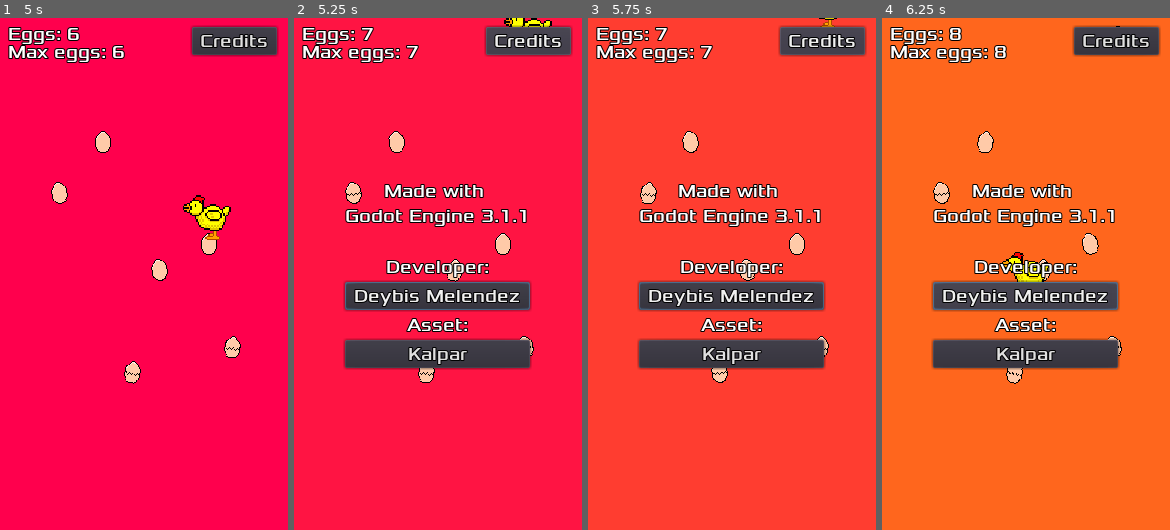
Above: before the commit, frames 1-4 (left to right).
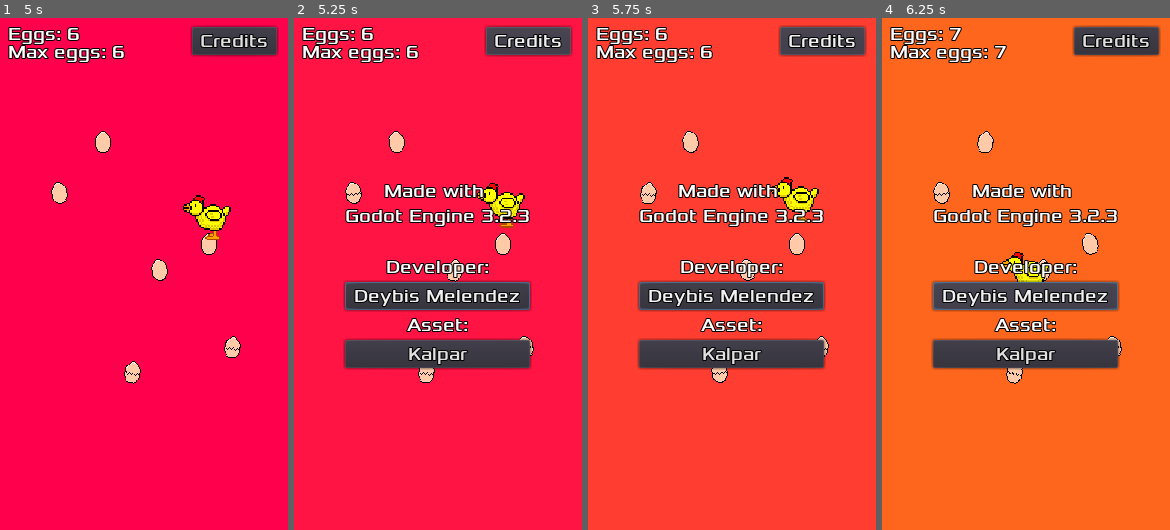
Above: after the commit, the same moments.

Repository: DeybisMelendez/chicken-eggs
Game: Godot game, scene res://game.tscn
The game is run twice, just before and just after one commit, with the same random seed, the same clock (stepped at 60 frames per second) and the same inputs.
Inputs (mouse positions are in pixels of both pictures, inside the frame that each line leads up to):
- Up to frame 1 (5 s): tap Enter at 0.5 s; move the mouse to (129, 376) at 0.52 s; click (129, 376) at 0.6 s; move the mouse to (230, 350) at 1.27 s; click (230, 350) at 1.35 s; move the mouse to (57, 197) at 2.02 s; click (57, 197) at 2.1 s; move the mouse to (158, 274) at 2.77 s; click (158, 274) at 2.85 s; move the mouse to (100, 146) at 3.52 s; click (100, 146) at 3.6 s; move the mouse to (207, 248) at 4.27 s; click (207, 248) at 4.35 s
- Up to frame 2 (5.25 s): click "Credits" at 5 s
- Up to frame 3 (5.75 s): no input
- Up to frame 4 (6.25 s): click "Deybis Melendez" at 5.75 s

Frame 1 is identical in both runs. In frame 2, 1.2% of the frame differs, in the area x 23-90%, y 0-42%; in frame 3, 1.1%; in frame 4, 0.4%.

Commit message:
actualizacion 1.0.1

Diff:
--- a/egg.gd
+++ b/egg.gd
@@ -14,7 +14,7 @@
 func exit():
 	queue_free()
 
-func walk(anim):
+func walk(_anim):
 	can_walk = true
 	get_tree().current_scene.set_score(-1)
 	$sound.play()
--- a/egg.tscn
+++ b/egg.tscn
@@ -53,6 +53,7 @@
 texture = ExtResource( 1 )
 offset = Vector2( 0, -8 )
 hframes = 4
+frame = 1
 script = ExtResource( 2 )
 
 [node name="AnimationPlayer" type="AnimationPlayer" parent="."]
--- a/game.gd
+++ b/game.gd
@@ -10,7 +10,7 @@
 	$CanvasLayer/Popup/VBoxContainer/kalpar.connect("button_up", self, "kalpar")
 
 func deybis():
-	OS.shell_open("https://www.youtube.com/c/deybismelendez")
+	OS.shell_open("https://twitter.com/Damvcito")
 
 func kalpar():
 	OS.shell_open("https://twitter.com/Kalpar_ODSJ")
@@ -18,18 +18,20 @@
 func show_credits():
 	$CanvasLayer/Popup.popup()
 
-func _physics_process(delta):
-	if Input.is_action_just_pressed("clic"):
-		var new_egg = egg.instance()
-		new_egg.position = get_global_mouse_position()
-		$eggs.add_child(new_egg)
-		$Tween.stop_all()
-		$Chicken.global_position = get_global_mouse_position()
-		var target = $Chicken.global_position + Vector2.UP * 50
-		$Tween.interpolate_property($Chicken,"global_position", $Chicken.global_position, target, 1,Tween.TRANS_LINEAR,Tween.EASE_IN_OUT,0)
-		$Tween.start()
-		$Chicken/sound.play()
-		set_score(1)
+func _input(event):
+	if event is InputEventMouseButton:
+		if event.is_pressed():
+			if get_global_mouse_position().y > 70:
+				var new_egg = egg.instance()
+				new_egg.position = get_global_mouse_position()
+				$eggs.add_child(new_egg)
+				$Tween.stop_all()
+				$Chicken.global_position = get_global_mouse_position()
+				var target = $Chicken.global_position + Vector2.UP * 50
+				$Tween.interpolate_property($Chicken,"global_position", $Chicken.global_position, target, 1,Tween.TRANS_LINEAR,Tween.EASE_IN_OUT,0)
+				$Tween.start()
+				$Chicken/sound.play()
+				set_score(1)
 
 func set_score(point):
 	score += point
--- a/game.tscn
+++ b/game.tscn
@@ -23,9 +23,6 @@
 "values": [ Color( 0.160784, 0.678431, 1, 1 ), Color( 0.160784, 0.678431, 1, 1 ), Color( 1, 0, 0.301961, 1 ), Color( 1, 0, 0.301961, 1 ), Color( 1, 0.639216, 0, 1 ), Color( 1, 0.639216, 0, 1 ), Color( 0, 0.894118, 0.211765, 1 ), Color( 0, 0.894118, 0.211765, 1 ), Color( 0.160784, 0.678431, 1, 1 ) ]
 }
 
-[sub_resource type="RectangleShape2D" id=2]
-extents = Vector2( 144, 256 )
-
 [node name="game" type="Node2D"]
 script = ExtResource( 1 )
 egg = ExtResource( 2 )
@@ -35,7 +32,10 @@
 anchor_bottom = 1.0
 rect_min_size = Vector2( 288, 512 )
 mouse_filter = 2
-color = Color( 0.0763154, 0.874665, 0.195604, 1 )
+color = Color( 0.160784, 0.678431, 1, 1 )
+__meta__ = {
+"_edit_use_anchors_": false
+}
 
 [node name="AnimationPlayer" type="AnimationPlayer" parent="."]
 autoplay = "default"
@@ -62,6 +62,9 @@
 margin_bottom = 27.0
 custom_fonts/font = ExtResource( 5 )
 text = "Eggs: 0"
+__meta__ = {
+"_edit_use_anchors_": false
+}
 
 [node name="record" type="Label" parent="."]
 margin_left = 8.0
@@ -79,6 +82,9 @@
 custom_fonts/font = ExtResource( 5 )
 custom_colors/font_color_pressed = Color( 0, 0, 0, 1 )
 text = "Credits"
+__meta__ = {
+"_edit_use_anchors_": false
+}
 
 [node name="CanvasLayer" type="CenterContainer" parent="."]
 margin_right = 288.0
@@ -107,7 +113,7 @@
 margin_bottom = 72.0
 custom_fonts/font = ExtResource( 5 )
 text = "Made with
-Godot Engine 3.1.1
+Godot Engine 3.2.3
 "
 align = 1
 
@@ -140,8 +146,3 @@
 margin_bottom = 188.0
 custom_fonts/font = ExtResource( 5 )
 text = "Kalpar"
-
-[node name="TouchScreenButton" type="TouchScreenButton" parent="."]
-position = Vector2( 144, 256 )
-shape = SubResource( 2 )
-action = "clic"
--- a/project.godot
+++ b/project.godot
@@ -35,6 +35,10 @@
  ]
 }
 
+[input_devices]
+
+pointing/emulate_touch_from_mouse=true
+
 [rendering]
 
 quality/driver/driver_name="GLES2"
Binary file removed: Escenario3.png
Not shown, added: android/.gdignore
Renamed: banner.jpg -> android/banner.jpg
Not shown, changed: android/banner.jpg.import
Renamed: icon_android.png -> android/icon_android.png
Not shown, changed: android/icon_android.png.import
Binary file removed: escenario1.png
Binary file removed: escenario2.png
Not shown, changed: export_presets.cfg
Not shown: 1 places in game.tscn that only renumber resources
Binary file removed: moneda.png
Binary file removed: shop.png
(and 1 more such lines)
